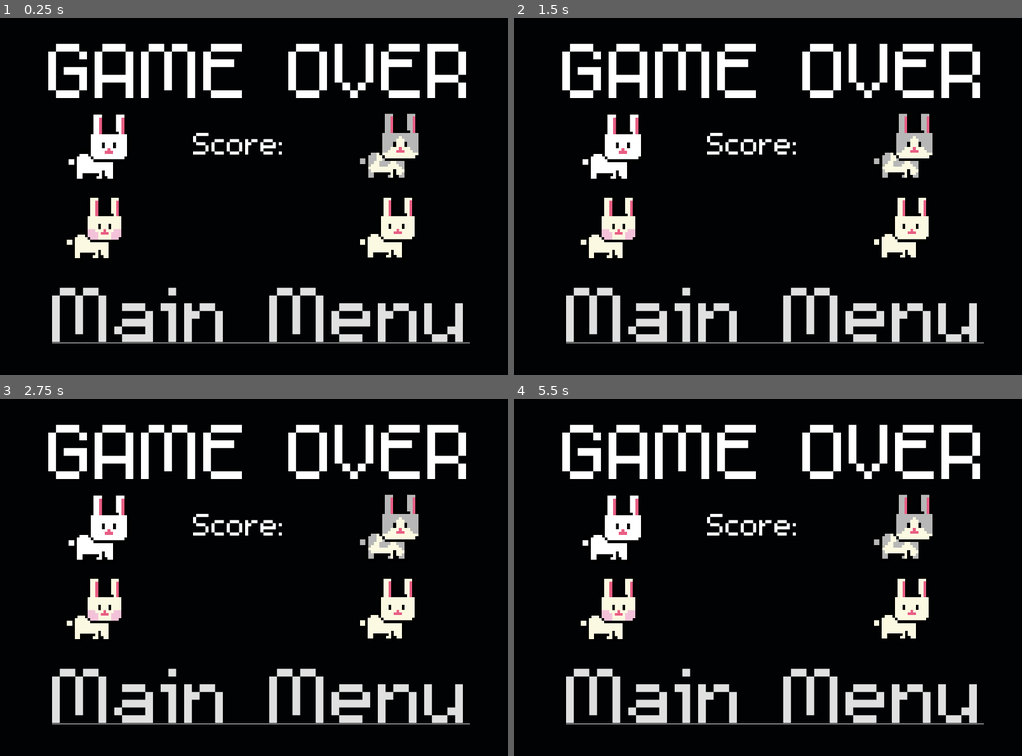
Above: before the commit, frames 1-4 (two rows, left to right).
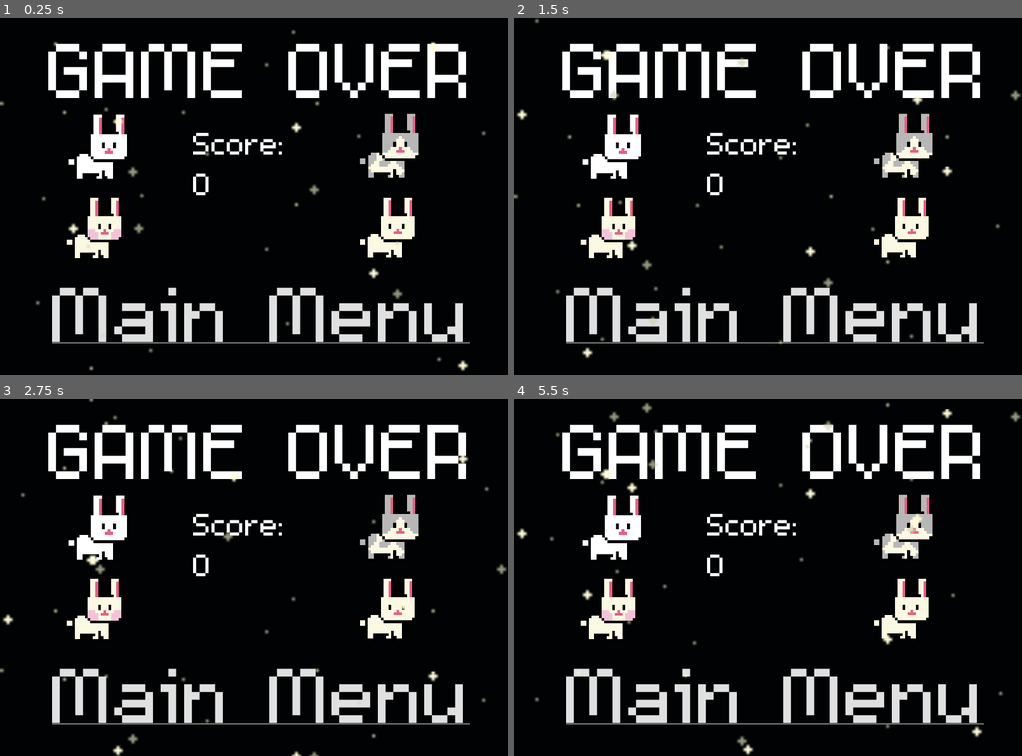
Above: after the commit, the same moments.

Repository: izznfkhrlislm/gamedev-finpro
Game: Godot game, scene res://Scenes/GameOver.tscn
The game is run twice, just before and just after one commit, with the same random seed, the same clock (stepped at 60 frames per second) and the same inputs. This scene is started directly instead of the project's main scene.
Inputs:
- Up to frame 1 (0.25 s): no input
- Up to frame 2 (1.5 s): tap Enter at 0.5 s; hold Right (ui_right) 0.53-1.28 s; tap Space (jump) at 0.77 s; hold Down (ui_down) from 1.28 s (still down)
- Up to frame 3 (2.75 s): tap Space (jump) at 1.52 s; release Down (ui_down) at 2.03 s; hold Right (ui_right) from 2.03 s (still down)
- Up to frame 4 (5.5 s): release Right (ui_right) at 2.78 s; hold Up (ui_up) 2.78-3.53 s; tap Space (jump) at 3.02, 3.77, 4.52 s; hold Left (ui_left) 3.53-5.03 s; hold Down (ui_down) from 5.03 s (still down)

The runs differ from the first frame. In frame 1, 0.7% of the frame differs, in the area x 0-96%, y 3-99%; in frame 2, 0.8%; in frame 3, 0.8%; in frame 4, 1.0%, in the area x 0-100%, y 0-100%.

Commit message:
add score script

Diff:
--- a/finpro/Scenes/GameOver.tscn
+++ b/finpro/Scenes/GameOver.tscn
@@ -8,6 +8,8 @@
 [ext_resource path="res://Assets/Sprites/Rabbits/rabbit4.png" type="Texture" id=6]
 [ext_resource path="res://Scripts/GoMainMenu.gd" type="Script" id=7]
 [ext_resource path="res://Assets/Fonts/Raw/m5x7.ttf" type="DynamicFontData" id=8]
+[ext_resource path="res://Scenes/Score.gd" type="Script" id=9]
+[ext_resource path="res://Scenes/stars.tscn" type="PackedScene" id=10]
 
 [sub_resource type="DynamicFont" id=1]
 size = 100
@@ -57,11 +59,14 @@
 script = ExtResource( 7 )
 scene_to_load = "Menu"
 
-[node name="Label2" type="Label" parent="."]
+[node name="Score" type="Label" parent="."]
 margin_left = 387.807
 margin_top = 208.713
 margin_right = 576.807
 margin_bottom = 288.713
 custom_fonts/font = SubResource( 1 )
 text = "Score:"
+script = ExtResource( 9 )
+
+[node name="stars" parent="." instance=ExtResource( 10 )]
 [connection signal="pressed" from="GoMainMenu" to="GoMainMenu" method="_on_GoMainMenu_pressed"]
--- /dev/null
+++ b/finpro/Scenes/Score.gd
@@ -0,0 +1,5 @@
+extends Label
+
+func _process(delta):
+
+	self.text = "Score:\n" + str(global.score)
Not shown: 1 places in finpro/Scenes/GameOver.tscn that only renumber resources
